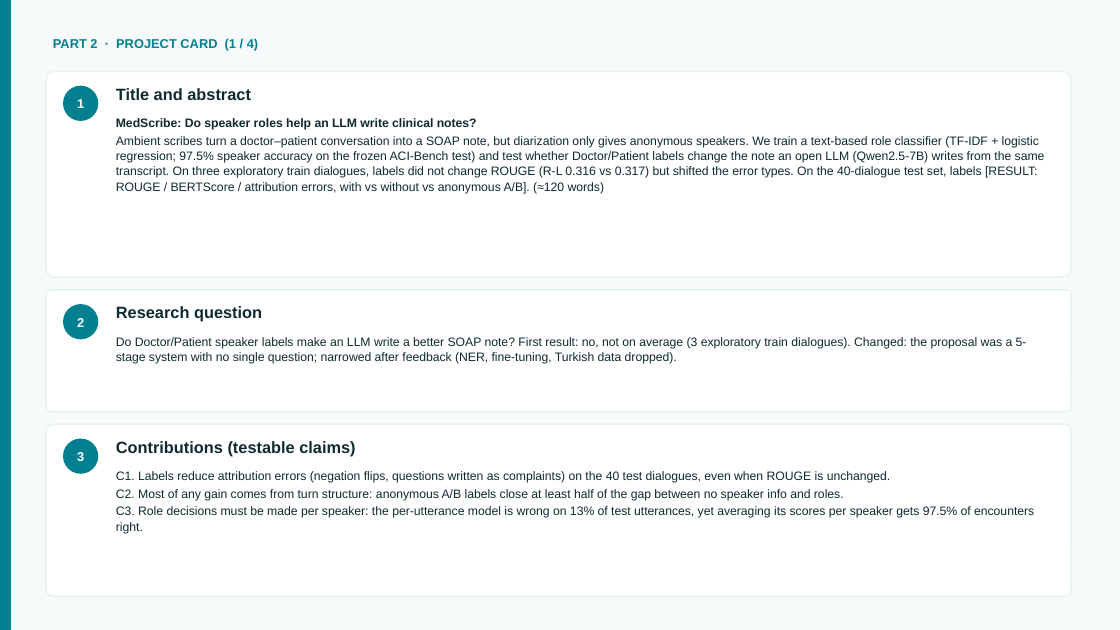
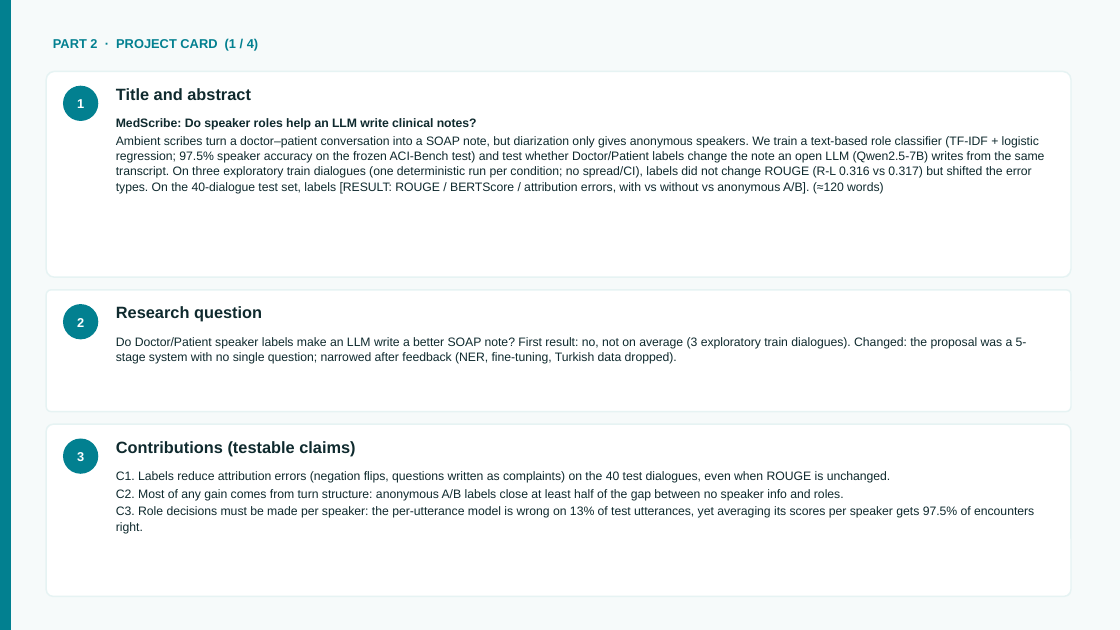
Before and after one commit to Pikseel/medscribe, a slide deck: slide 11 of results/medscribe_midproject.pptx. Drawn at 1120x630 pixels with LibreOffice and Linux fonts; fonts in the diff are those of the drawing. Boxes give left, top, right and bottom in pixels: in the first picture for what was removed or moved away, otherwise in the second. Text is boxed around its words. In the diff, an @@ line names an element or a change of style, - is before the commit and + after.

```diff
--- a/results/medscribe_midproject.pptx
+++ b/results/medscribe_midproject.pptx
@@ text at (116,136,1045,194): text changed @@
-Ambient scribes turn a doctor–patient conversation into a SOAP note, but diarization only gives anonymous speakers. We train a text-based role classifier (TF-IDF + logistic regression; 97.5% speaker accuracy on the frozen ACI-Bench test) and test whether Doctor/Patient labels change the note an open LLM (Qwen2.5-7B) writes from the same transcript. On three exploratory train dialogues, labels did not change ROUGE (R-L 0.316 vs 0.317) but shifted the error types. On the 40-dialogue test set, labels [RESULT: ROUGE / BERTScore / attribution errors, with vs without vs anonymous A/B]. (≈120 words)
+Ambient scribes turn a doctor–patient conversation into a SOAP note, but diarization only gives anonymous speakers. We train a text-based role classifier (TF-IDF + logistic regression; 97.5% speaker accuracy on the frozen ACI-Bench test) and test whether Doctor/Patient labels change the note an open LLM (Qwen2.5-7B) writes from the same transcript. On three exploratory train dialogues (one deterministic run per condition; no spread/CI), labels did not change ROUGE (R-L 0.316 vs 0.317) but shifted the error types. On the 40-dialogue test set, labels [RESULT: ROUGE / BERTScore / attribution errors, with vs without vs anonymous A/B]. (≈120 words)
```
Also in this commit, not shown: 5 other slides changed, 8 other files.
